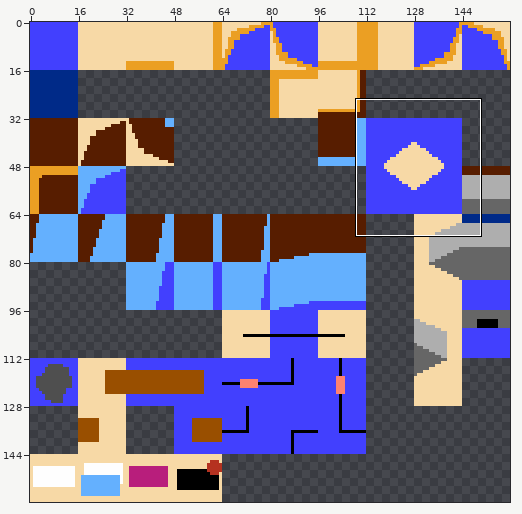
File history of a sprite sheet, assets/aseprite/16x_tileset.png. Above: a wide view before the commit, with the close-up outlined.
Close-up. Old version:
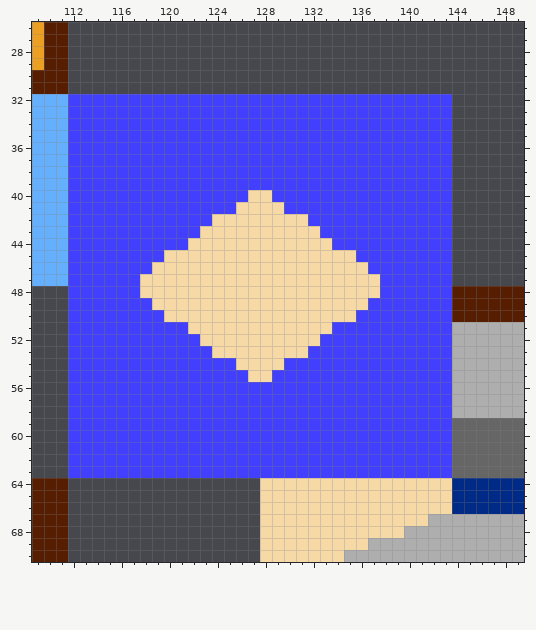
The file is 160x160 pixels. Shown: x 109..149, y 26..70.
After the commit:
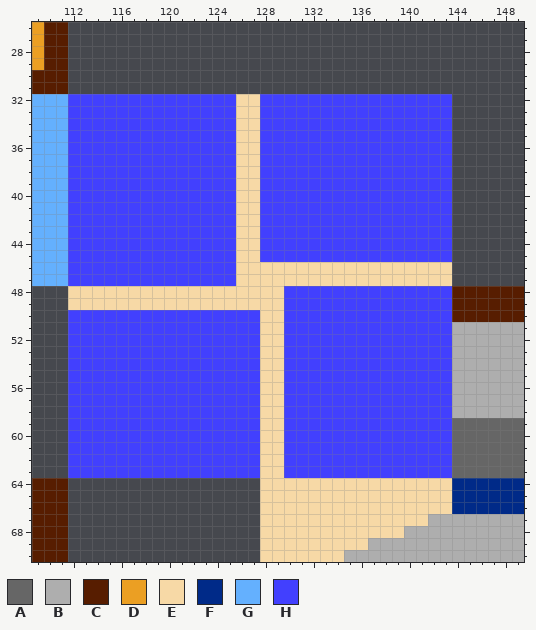
Palette (. is transparent): A #666666  B #aeaeae  C #571d00  D #eb9f23  E #f7d9a6  F #002a88  G #64b0fe  H #4240fe
Log entry: level end
Difference:
Colour H becomes colour E in rows 32 to 39 at x 126 to 127; in row 40 at x 126; in row 46 at x 137 to 143; in row 47 at x 138 to 143; in row 48 at x 112 to 117; in row 49 at x 112 to 118.
Colour H becomes colour E in row 55 at x 129; in rows 56 to 63 at x 128 to 129.
Colour E becomes colour H in row 40 at x 128; in row 41 at x 128 to 129; in row 42 at x 124 to 125 and 128 to 131; in row 43 at x 123 to 125 and 128 to 132; in row 44 at x 122 to 125 and 128 to 133; in row 45 at x 120 to 125 and 128 to 135.
Colour E becomes colour H in row 46 at x 119 to 125; in row 47 at x 118 to 125; in row 48 at x 130 to 137; in row 49 at x 130 to 136; in row 50 at x 120 to 127 and 130 to 135; in row 51 at x 122 to 127 and 130 to 133.
Colour E becomes colour H in row 52 at x 123 to 127 and 130 to 132; in row 53 at x 124 to 127 and 130 to 131; in row 54 at x 126 to 127; in row 55 at x 127.
